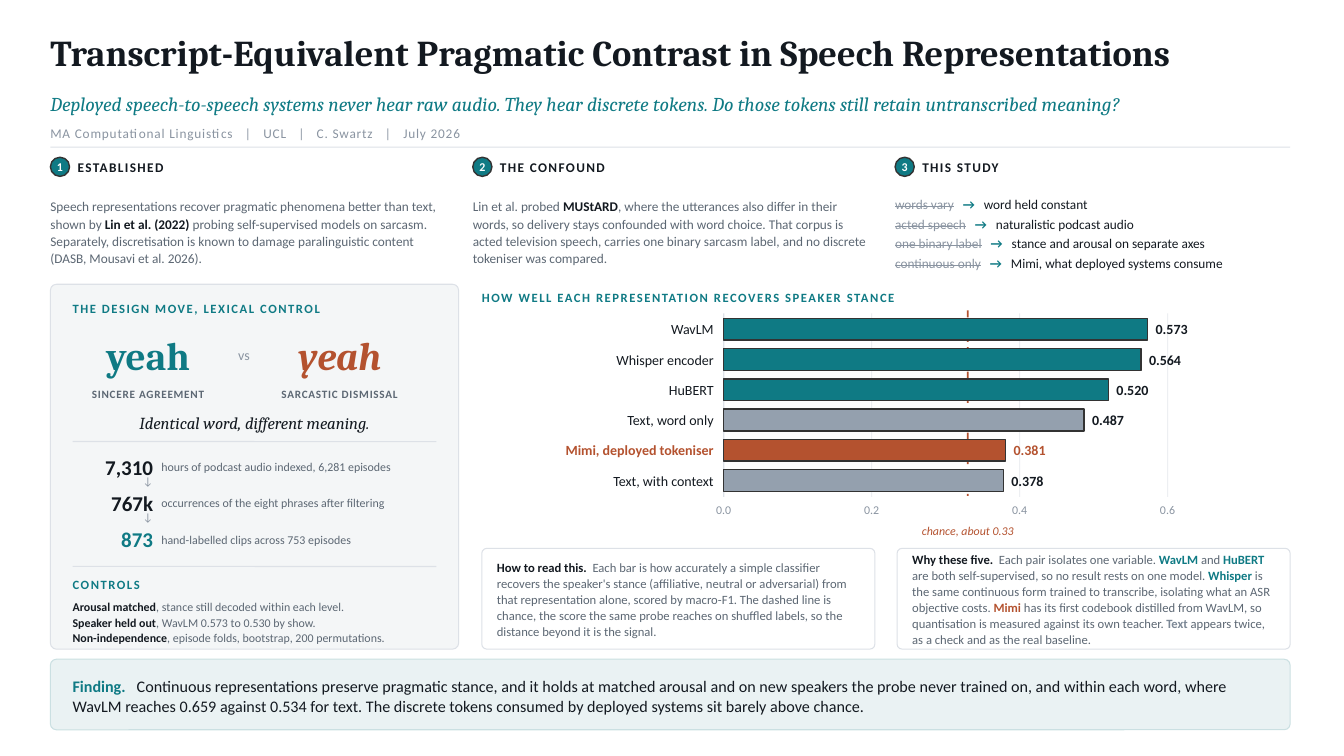
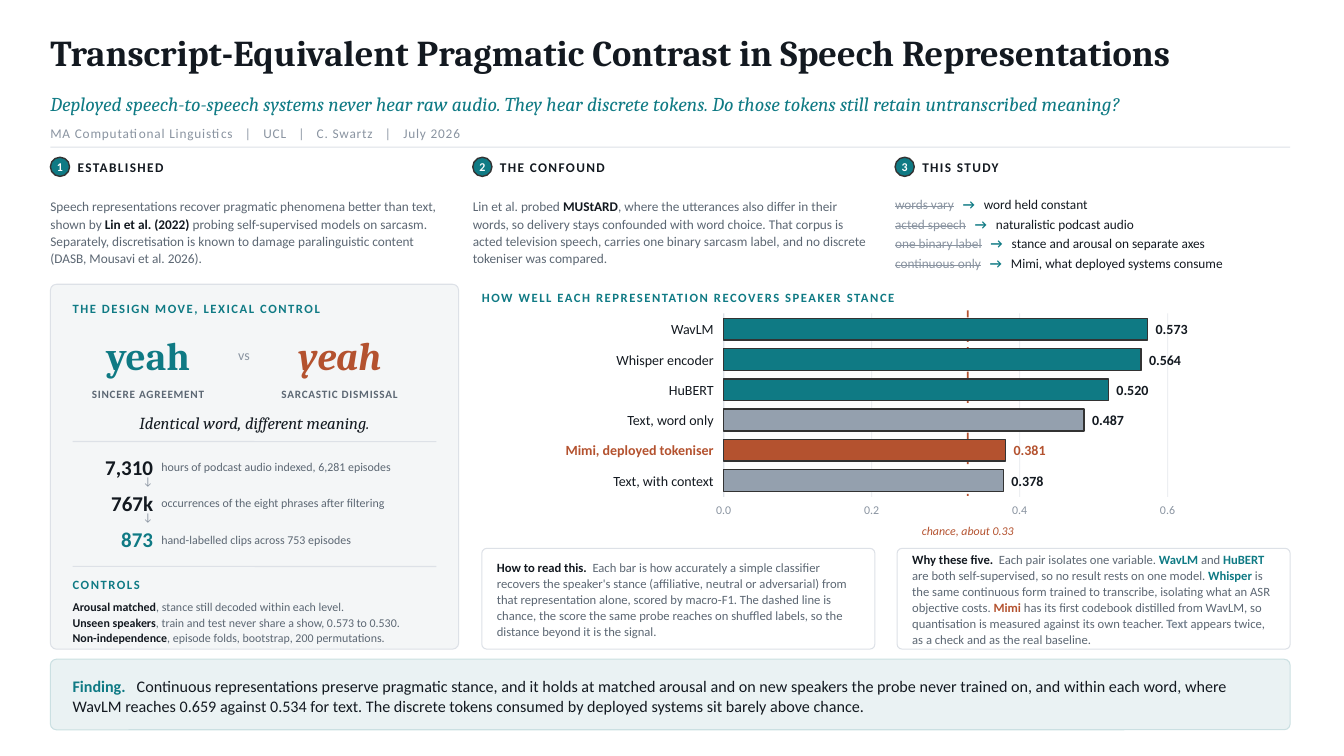
Before and after one commit to syntax606/UCL_Dissertation, a slide deck: slide 1 of docs/advisory_slide.pptx. Drawn at 1344x756 pixels with LibreOffice and Linux fonts; fonts in the diff are those of the drawing. Boxes give left, top, right and bottom in pixels: in the first picture for what was removed or moved away, otherwise in the second. Text is boxed around its words. In the diff, an @@ line names an element or a change of style, - is before the commit and + after.

```diff
--- a/docs/advisory_slide.pptx
+++ b/docs/advisory_slide.pptx
@@ text at (73,618,400,629): text changed @@
-Speaker held out, WavLM 0.573 to 0.530 by show.
+Unseen speakers, train and test never share a show, 0.573 to 0.530.
```
Also in this commit, not shown: 1 other file.
